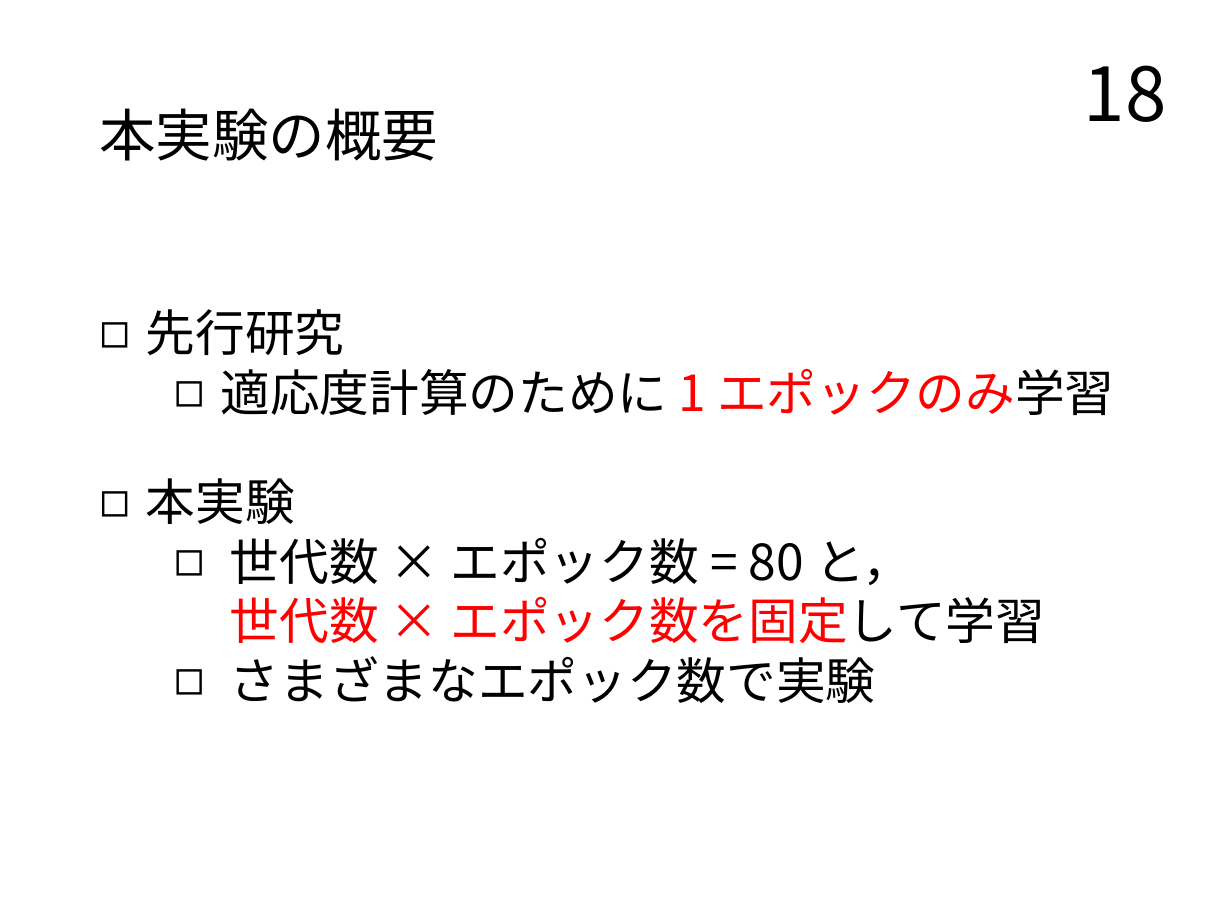
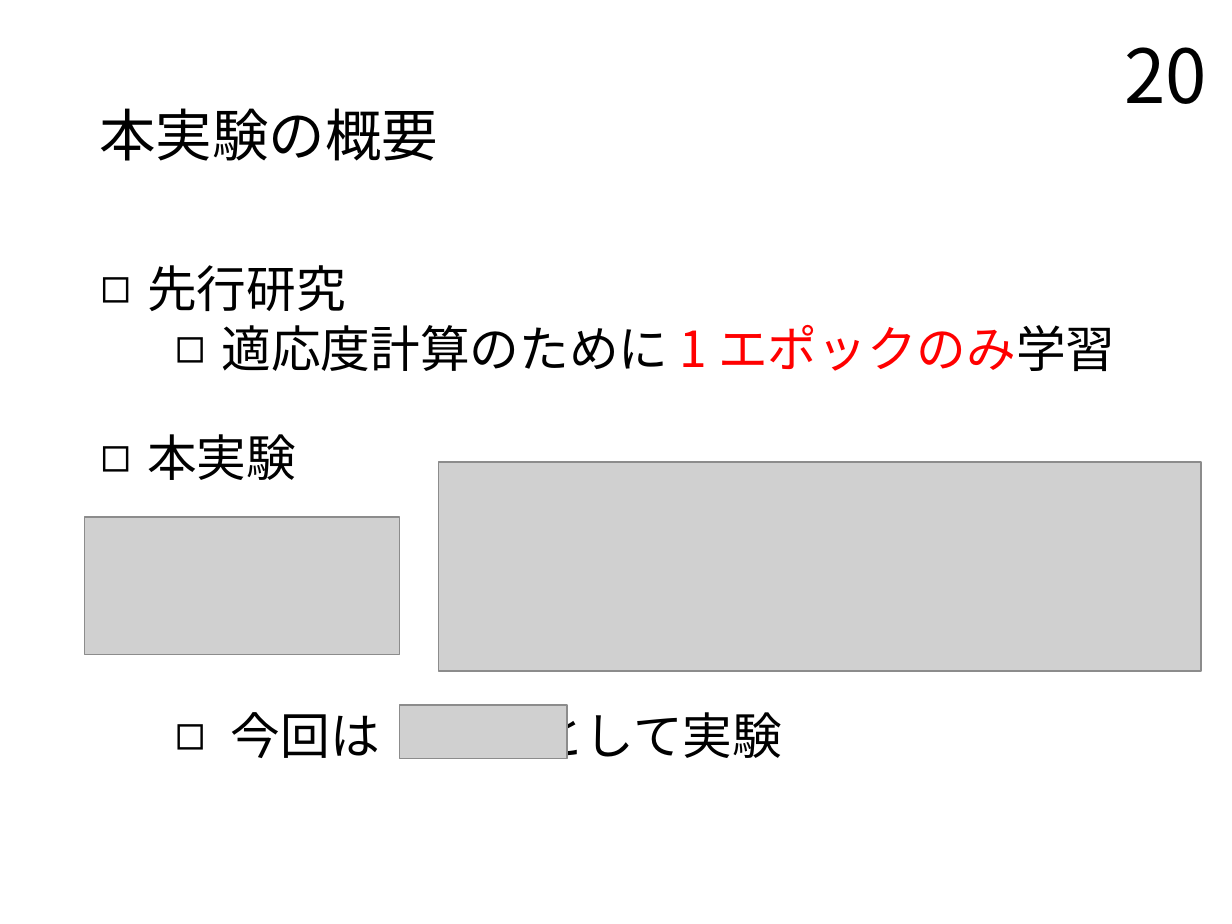
Before and after one commit to TairaTomotaka/kadai, a slide deck: slide 20 of prsn/20221129.pptx (slide 18 before the commit). Drawn at 1232x924 pixels with LibreOffice and Linux fonts; fonts in the diff are those of the drawing; grey boxes stand for pictures. Boxes give left, top, right and bottom in pixels: in the first picture for what was removed or moved away, otherwise in the second. Text is boxed around its words. In the diff, an @@ line names an element or a change of style, - is before the commit and + after.

```diff
--- a/prsn/20221129.pptx
+++ b/prsn/20221129.pptx
@@ page number at (1125,47,1208,104): text changed @@
-18
+20
@@ text "先行研究": place and size @@
-text "先行研究" at (146,309,1114,703)
+text "先行研究" at (147,265,1115,480)
@@ text at (230,538,1045,703): paragraphs removed @@
-  ◻ 世代数 × エポック数 = 80 と，
-    世代数 × エポック数を固定して学習
-  ◻ さまざまなエポック数で実験
@@ group added at (85,462,1201,759): 3 pictures, 1 text @@
+  ◻ 今回は として実験
```
Also in this commit, not shown: 14 other slides changed, 9 slides added, 3 slides removed, 2 other files.
